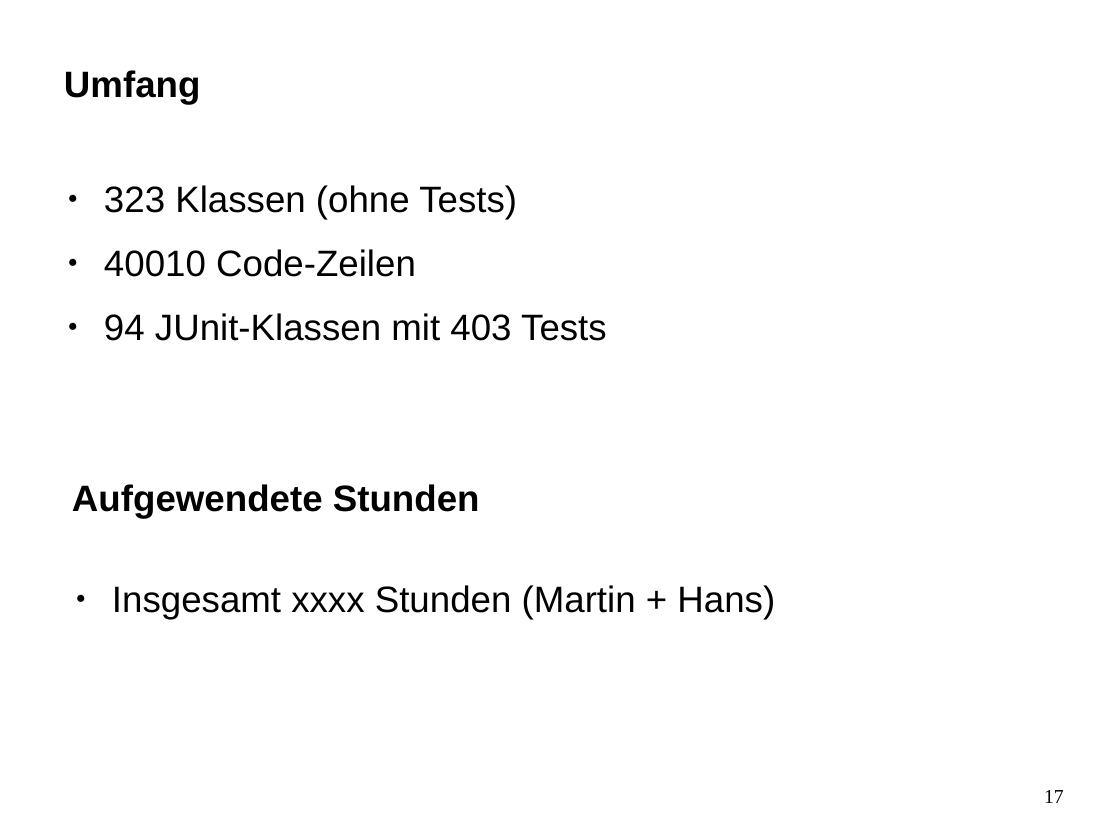
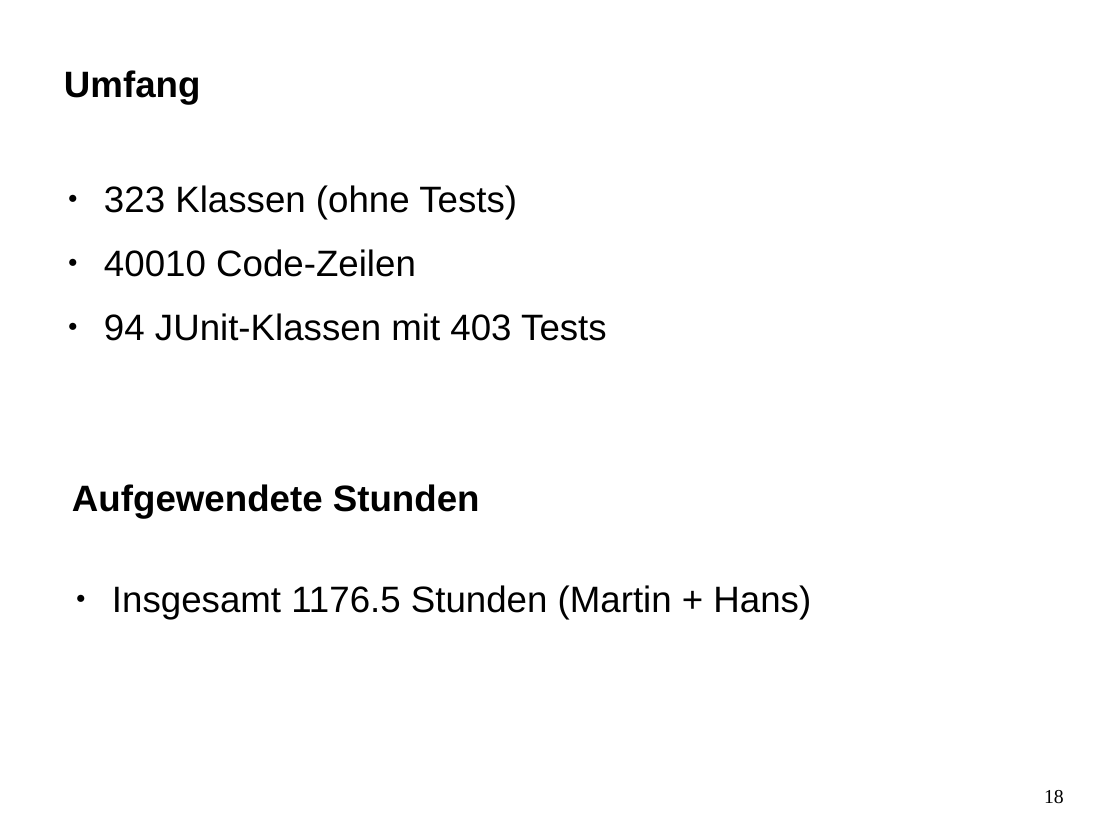
Before and after one commit to marschraner/svm, a slide deck: slide 18 of doc/05_Schlusspraesentation/Schlusspraesentation.odp (slide 17 before the commit). Drawn at 1120x840 pixels with LibreOffice and Linux fonts; fonts in the diff are those of the drawing; background and template pictures are left out. Boxes give left, top, right and bottom in pixels: in the first picture for what was removed or moved away, otherwise in the second. Text is boxed around its words. In the diff, an @@ line names an element or a change of style, - is before the commit and + after.

```diff
--- a/doc/05_Schlusspraesentation/Schlusspraesentation.odp
+++ b/doc/05_Schlusspraesentation/Schlusspraesentation.odp
@@ text at bbox=[112, 585, 811, 620]: text changed @@
-● Insgesamt xxxx Stunden (Martin + Hans)
+● Insgesamt 1176.5 Stunden (Martin + Hans)
@@ page number at bbox=[1044, 790, 1064, 804]: text changed @@
-17
+18
```
Also in this commit, not shown: 7 other slides changed, 2 slides added, 18 other files.
